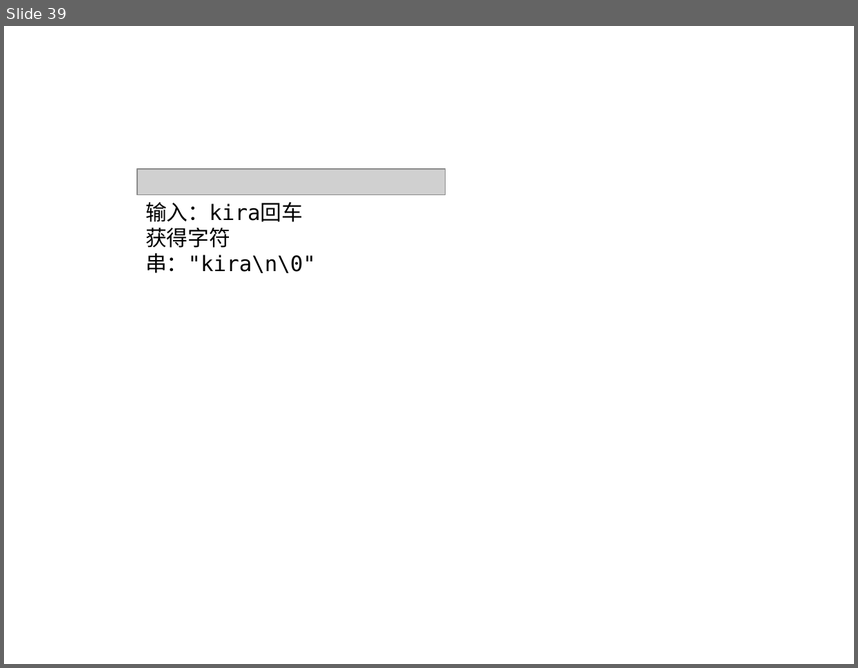
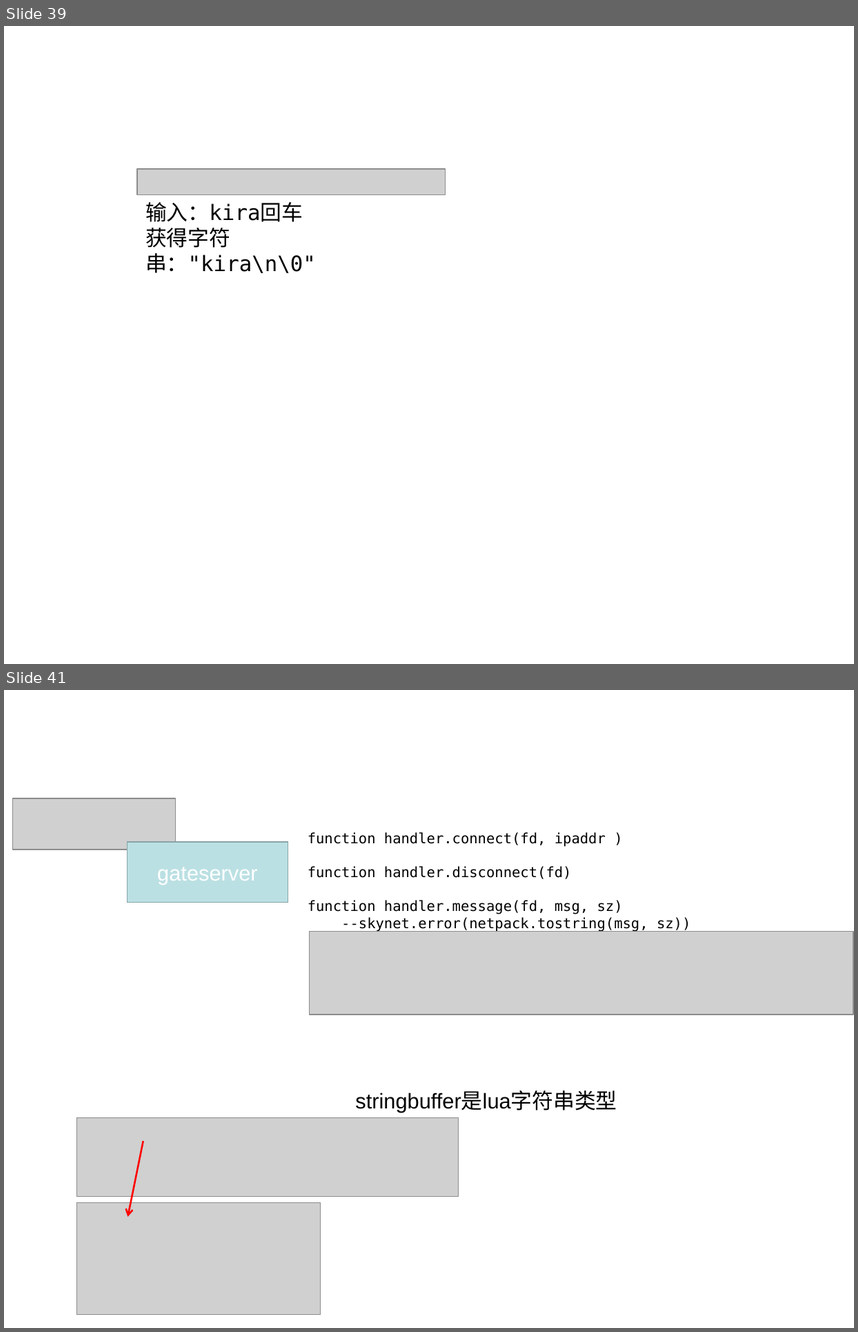
Before and after one commit to k527971724/notebook, a slide deck: 笔记图片.ppt. Shown one above the other, each under a label of ours: slide 39 before the commit, slides 39 and 41 after it; the slides between them are not shown. The pictures are 858x668 and 858x1332 pixels, drawn with LibreOffice and Linux fonts; fonts in the diff are those of the drawing; grey boxes stand for pictures. Boxes give left, top, right and bottom in pixels: in the first picture for what was removed or moved away, otherwise in the second. Text is boxed around its words. In the diff, an @@ line names an element or a change of style, - is before the commit and + after.

```diff
--- a/笔记图片.ppt
+++ b/笔记图片.ppt
@@ slide 41 added at (x1=4, y1=690, x2=854, y2=1328), background #FFFFFF @@
@@ picture added at (x1=12, y1=798, x2=175, y2=849) @@
@@ text added at (x1=308, y1=832, x2=691, y2=931), 12 pt, text #000000 @@
+function handler.connect(fd, ipaddr )
+function handler.disconnect(fd)
+function handler.message(fd, msg, sz)
+--skynet.error(netpack.tostring(msg, sz))
@@ rectangle added at (x1=128, y1=842, x2=288, y2=903), fill #BBE0E3, outline #89A4A7 0.99 pt, 18 pt, text #FFFFFF @@
+gateserver
@@ picture added at (x1=309, y1=931, x2=853, y2=1015) @@
@@ text added at (x1=355, y1=1092, x2=617, y2=1112), 18 pt, text #000000 @@
+stringbuffer是lua字符串类型
@@ picture added at (x1=77, y1=1118, x2=459, y2=1196) @@
@@ arrow added from (143, 1141) to (128, 1216), #FF0000 1.5 pt @@
@@ picture added at (x1=77, y1=1203, x2=320, y2=1314) @@
```
Also in this commit, not shown: 3 slides changed, 6 other slides added, 6 other files.
